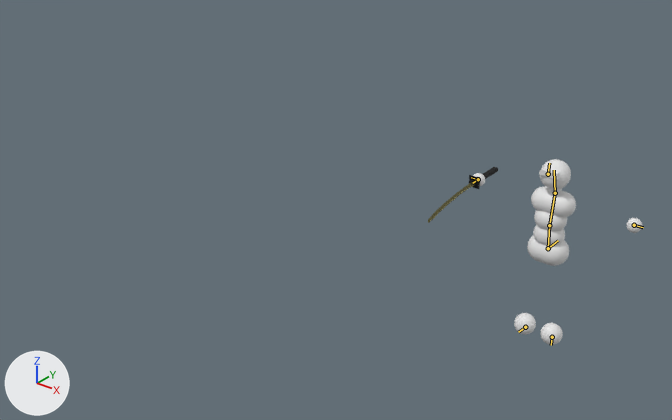
The Blender file asset_raws/simple_combat_char.blend: old version first, new version second.
Both versions are drawn from a 50 mm camera at (3.04, -6.75, 4.77) aimed at (-2.09, -0.33, 0.79). Every picture has the same lights, and +X, +Y and +Z are marked at lower left. The first picture is the older version. The bones that bend it are drawn over the model as lines.

The first picture shows 'Body', 'Sword'.
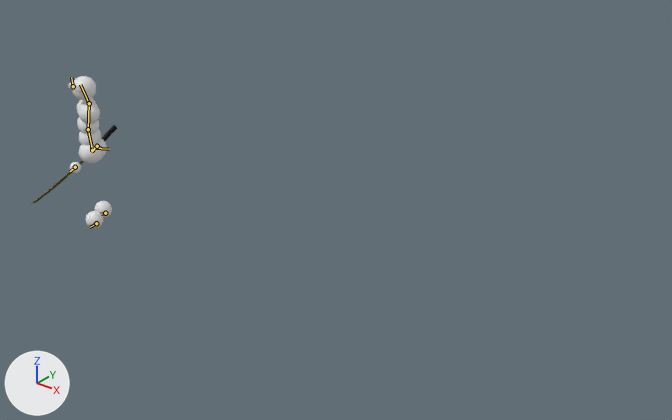
The newer file adds an action. The first version stands in its rest pose; the second is drawn at frame 22 of the action 'Attack_naname'.

The change in detail:
Bone 'Root bone' (bone_root_bone) moves from (0.0, 0.0, 0.0) to (-5.0, -1.0, 0.0).
Bone 'Root bone' (bone_root_bone) turns from (0, 0, 0) to (0, 0, -60) degrees about its own x, y and z.
Bone 'Lower back' (bone_lower_back) moves from (0.0, 0.0, 0.0) to (0.0, -0.024, -0.002).
Bone 'Upper back' (bone_upper_back) turns from (0, 0, 0) to (-1, 30, -5) degrees about its own x, y and z.
Bone 'Head' (bone_head) turns from (0, 0, 0) to (2, 29, 10) degrees about its own x, y and z.
Bone 'Hand.L' (bone_hand_l) moves from (0.0, 0.0, 0.0) to (-0.572, -0.412, -0.059).
Bone 'Hand.L' (bone_hand_l) turns from (0, 0, 0) to (-50, 28, 18) degrees about its own x, y and z.
Bone 'Hand.R' (bone_hand_r) moves from (0.0, 0.0, 0.0) to (-0.578, -0.402, 0.066).
Bone 'Hand.R' (bone_hand_r) turns from (0, 0, 0) to (-33, -38, 70) degrees about its own x, y and z.
Bone 'Sword attachment' (bone_sword_attachment) moves from (0.0, 0.0, 0.0) to (0.402, 0.066, 0.578).
Bone 'Sword attachment' (bone_sword_attachment) turns from (0, 0, 0) to (69, 42, 36) degrees about its own x, y and z.

Where the change shows, as pixel boxes [x1, y1, x2, y2] in the pictures (672 x 420 px):
'Body', posed (74% narrower, 18% shorter)
    before: [473, 159, 642, 345]
    after: [68, 76, 112, 228]
'Sword', posed (23% wider, 40% taller)
    before: [428, 167, 498, 223]
    after: [31, 125, 117, 204]
bone 'Root bone', root to tip
    before: (548, 248) to (558, 240)
    after: (92, 148) to (109, 149)
bone 'Lower back', root to tip
    before: (548, 248) to (549, 225)
    after: (92, 150) to (88, 129)
bone 'Upper back', root to tip
    before: (549, 225) to (555, 193)
    after: (88, 129) to (89, 103)
bone 'Head', root to tip
    before: (555, 193) to (554, 170)
    after: (89, 103) to (80, 84)
bone 'Hand.L', root to tip
    before: (634, 225) to (643, 227)
    after: (75, 167) to (70, 171)
bone 'Hand.R', root to tip
    before: (478, 179) to (471, 177)
    after: (97, 146) to (101, 148)
bone 'Sword attachment', root to tip
    before: (478, 179) to (472, 183)
    after: (97, 146) to (91, 152)
